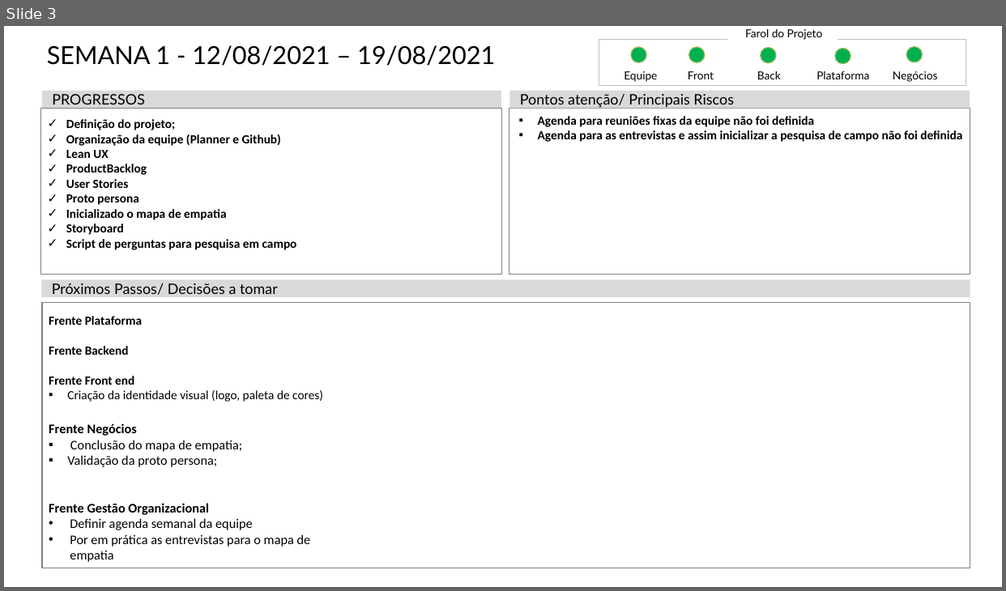
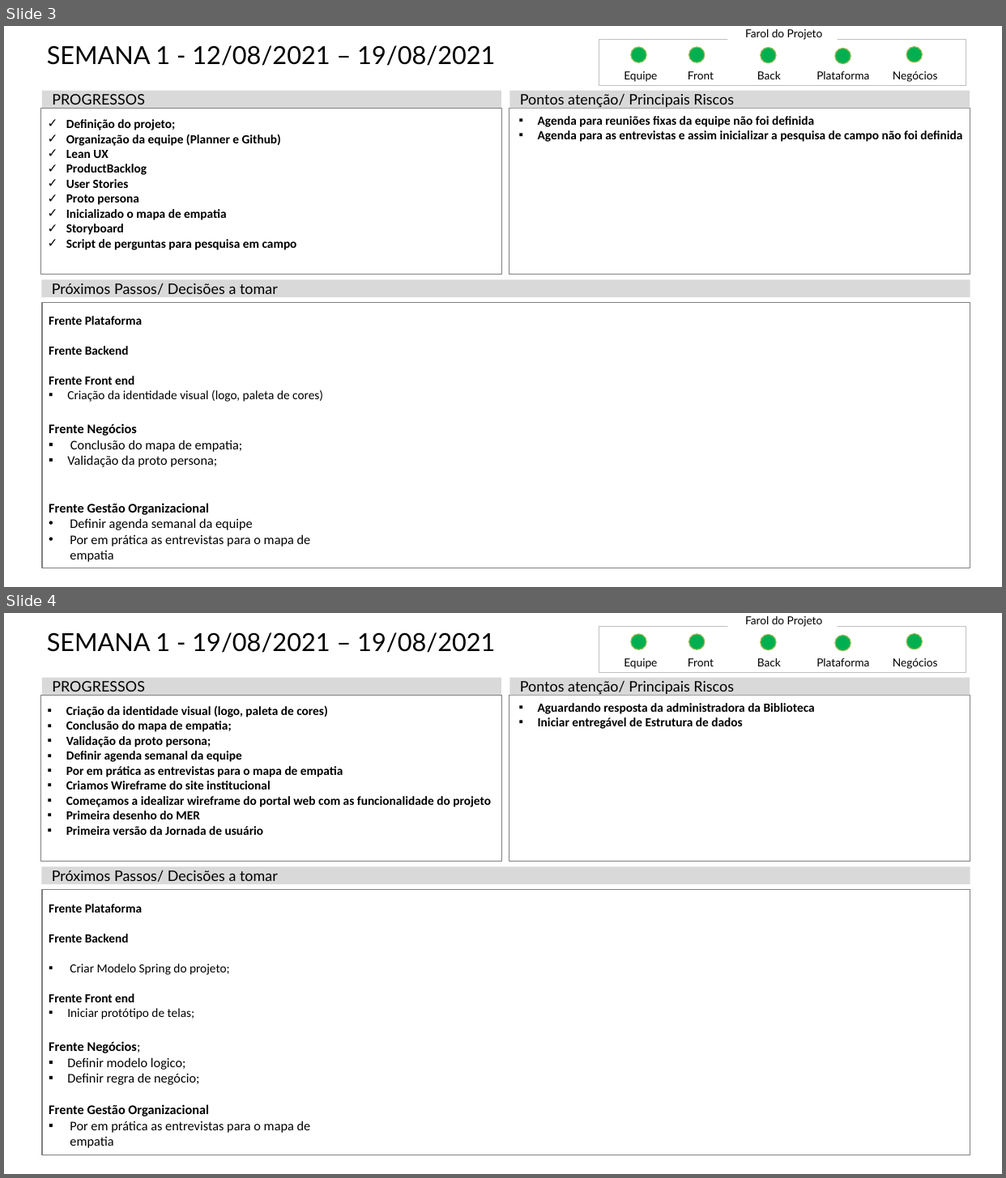
Before and after one commit to Luis-Silva80/grupo05-adsa, a slide deck: Documentação/Mod_Status_Report-PI20202 (1).pptx. Shown one above the other, each under a label of ours: slide 3 before the commit, slides 3 and 4 after it. The pictures are 1006x591 and 1006x1178 pixels, drawn with LibreOffice and Linux fonts; fonts in the diff are those of the drawing. Boxes give left, top, right and bottom in pixels: in the first picture for what was removed or moved away, otherwise in the second. Text is boxed around its words. In the diff, an @@ line names an element or a change of style, - is before the commit and + after.

Commit message:
feat: adicionar o status-report dia 25/08

```diff
--- a/Documentação/Mod_Status_Report-PI20202 (1).pptx
+++ b/Documentação/Mod_Status_Report-PI20202 (1).pptx
@@ slide 4 added at (4,613,1002,1174), background #FFFFFF @@
@@ title added at (47,632,495,653), 26.5 pt, text #000000 @@
+SEMANA 1 - 19/08/2021 – 19/08/2021
@@ rectangle added at (599,627,966,673), outline #BFBFBF 0.5 pt @@
@@ ellipse added at (631,634,646,649), fill #00B050, outline #9BBB59 1 pt @@
@@ ellipse added at (689,634,705,649), fill #00B050, outline #9BBB59 1 pt @@
@@ text added at (745,616,823,627), 11.8 pt, text #000000 @@
+Farol do Projeto
@@ ellipse added at (761,635,776,650), fill #00B050, outline #9BBB59 1 pt @@
@@ ellipse added at (835,636,850,651), fill #00B050, outline #9BBB59 1 pt @@
@@ ellipse added at (906,633,922,649), fill #00B050, outline #9BBB59 1 pt @@
@@ text added at (624,658,657,669), 11.8 pt, text #000000 @@
+Equipe
@@ text added at (688,658,714,666), 11.8 pt, text #000000 @@
+Front
@@ text added at (757,658,781,666), 11.8 pt, text #000000 @@
+Back
@@ text added at (816,658,869,666), 11.8 pt, text #000000 @@
+Plataforma
@@ text added at (893,658,938,669), 11.8 pt, text #000000 @@
+Negócios
@@ rectangle added at (42,678,501,695), fill #D9D9D9, 15.4 pt, text #000000 @@
+PROGRESSOS
@@ rectangle added at (509,678,970,695), fill #D9D9D9, 15.4 pt, text #000000 @@
+Pontos atenção/ Principais Riscos
@@ rectangle added at (40,695,501,862), outline #808080 1 pt, 13.2 pt, text #000000, bold @@
+  ▪ Criação da identidade visual (logo, paleta de cores)
+  ▪ Conclusão do mapa de empatia;
+  ▪ Validação da proto persona;
+  ▪ Definir agenda semanal da equipe
+  ▪ Por em prática as entrevistas para o mapa de empatia
+  ▪ Criamos Wireframe do site institucional
+  ▪ Começamos a idealizar wireframe do portal web com as funcionalidade do projeto
+  ▪ Primeira desenho do MER
+  ▪ Primeira versão da Jornada de usuário
@@ rectangle added at (509,695,970,862), outline #808080 1 pt @@
@@ text added at (538,703,815,729), 13.2 pt, text #000000, bold @@
+▪ Aguardando resposta da administradora da Biblioteca
+▪ Iniciar entregável de Estrutura de dados
@@ rectangle added at (42,867,970,884), fill #D9D9D9, 15.4 pt, text #000000 @@
+Próximos Passos/ Decisões a tomar
@@ rectangle added at (42,890,970,1156), outline #808080 1 pt, 14 pt, text #000000 @@
+  Frente Plataforma
+  Frente Backend
+  ▪ Criar Modelo Spring do projeto;
+  Frente Front end
+  ▪ Iniciar protótipo de telas;
+  Frente Negócios;
+  ▪ Definir modelo logico;
+  ▪ Definir regra de negócio;
+  Frente Gestão Organizacional
+  ▪ Por em prática as entrevistas para o mapa de empatia
```
